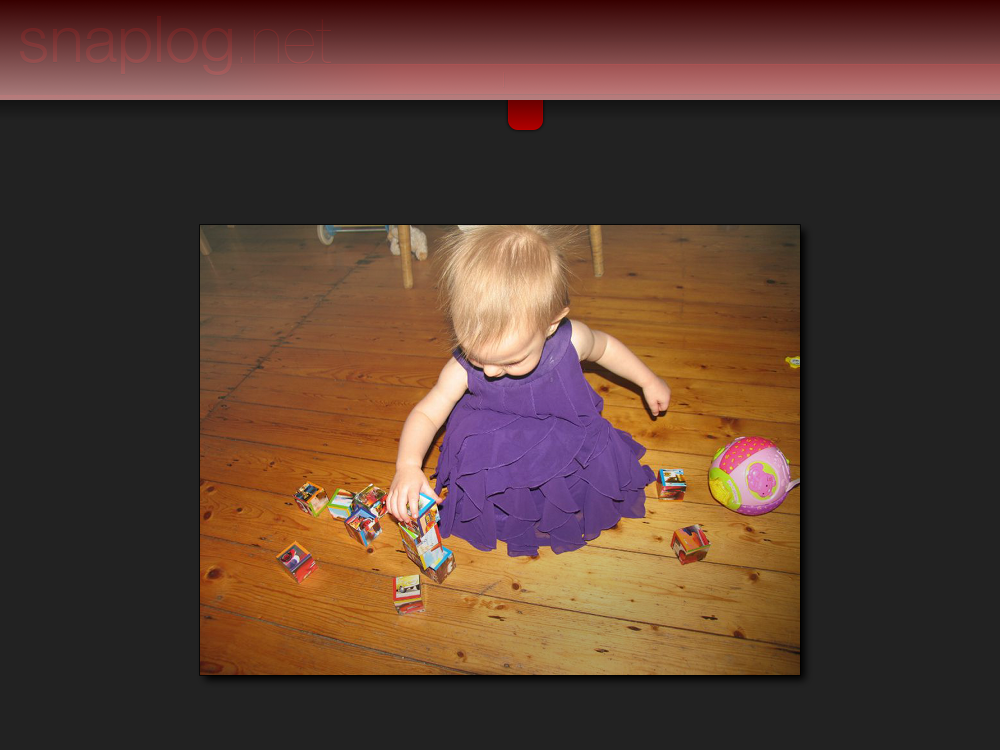
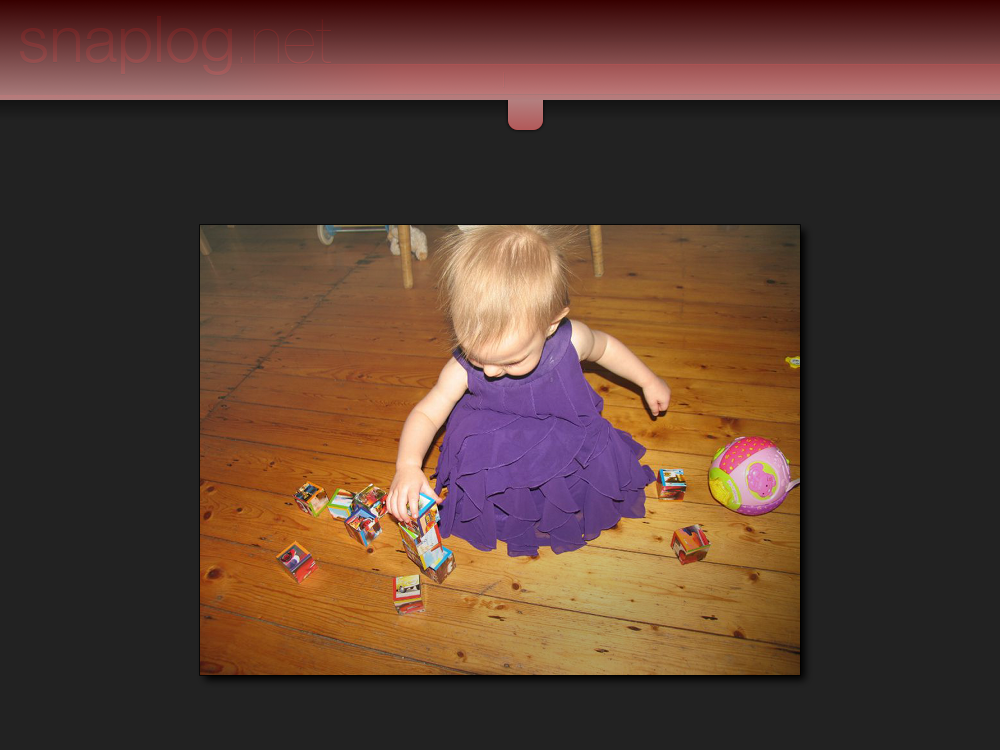
Before/after of a 1000×750 layered artwork. What changed in the layer stack:
added layer "New Layer copy" (grain extract, 50%) above "New Layer" over left=508, top=100, right=543, bottom=130
